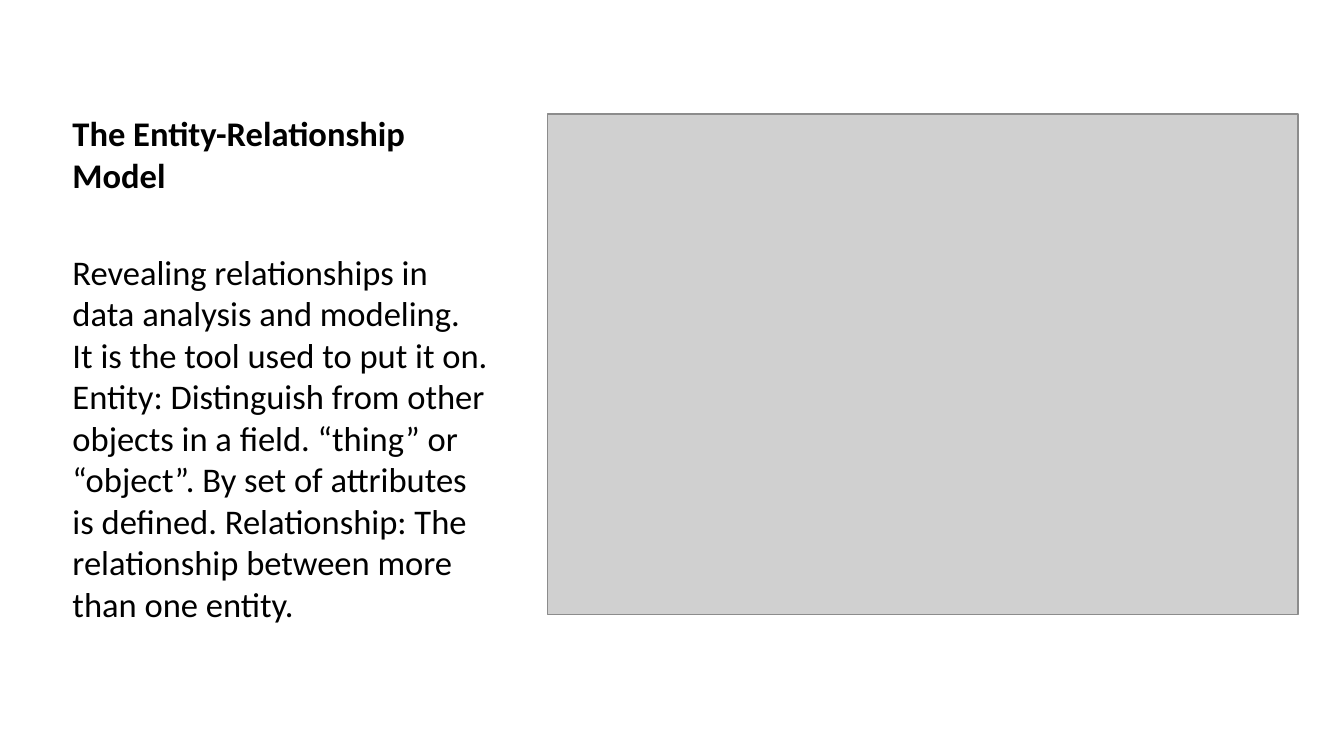
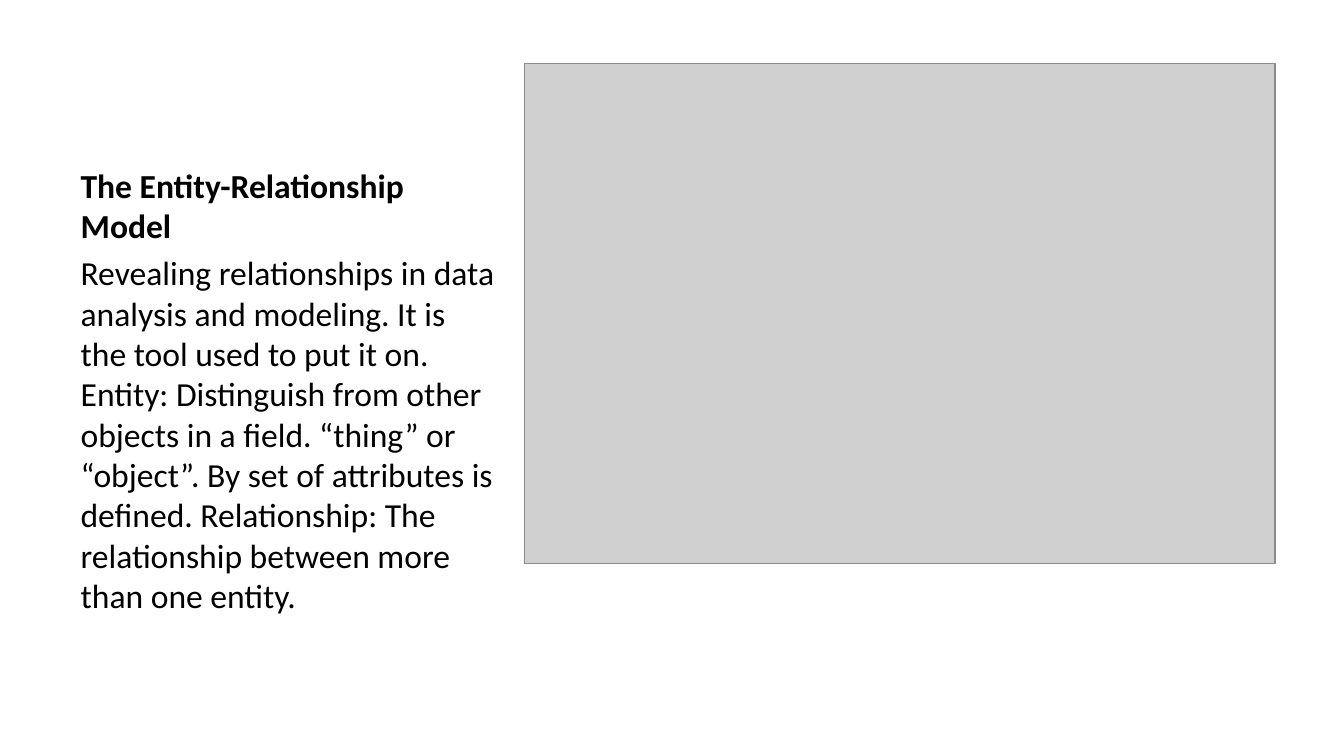
Before and after one commit to abdulsamed57/course-note-template, a slide deck: slide 10 of site/en/week-1/week-1.en.md_word.pptx. Drawn at 1344x756 pixels with LibreOffice and Linux fonts; fonts in the diff are those of the drawing; grey boxes stand for pictures. Boxes give left, top, right and bottom in pixels: in the first picture for what was removed or moved away, otherwise in the second. Text is boxed around its words. In the diff, an @@ line names an element or a change of style, - is before the commit and + after.

```diff
--- a/site/en/week-1/week-1.en.md_word.pptx
+++ b/site/en/week-1/week-1.en.md_word.pptx
@@ picture: place and size @@
-picture at [548, 114, 1298, 614]
+picture at [524, 63, 1274, 563]
@@ text "The Entity-Relationship Model": place and size @@
-text "The Entity-Relationship Model" at [72, 121, 487, 623]
+text "The Entity-Relationship Model" at [81, 174, 494, 614]
@@ text "The Entity-Relationship Model" at [81, 174, 494, 614]: size 18.5 to 18 pt @@
```
Also in this commit, not shown: 5 other slides changed, 28 other files.
